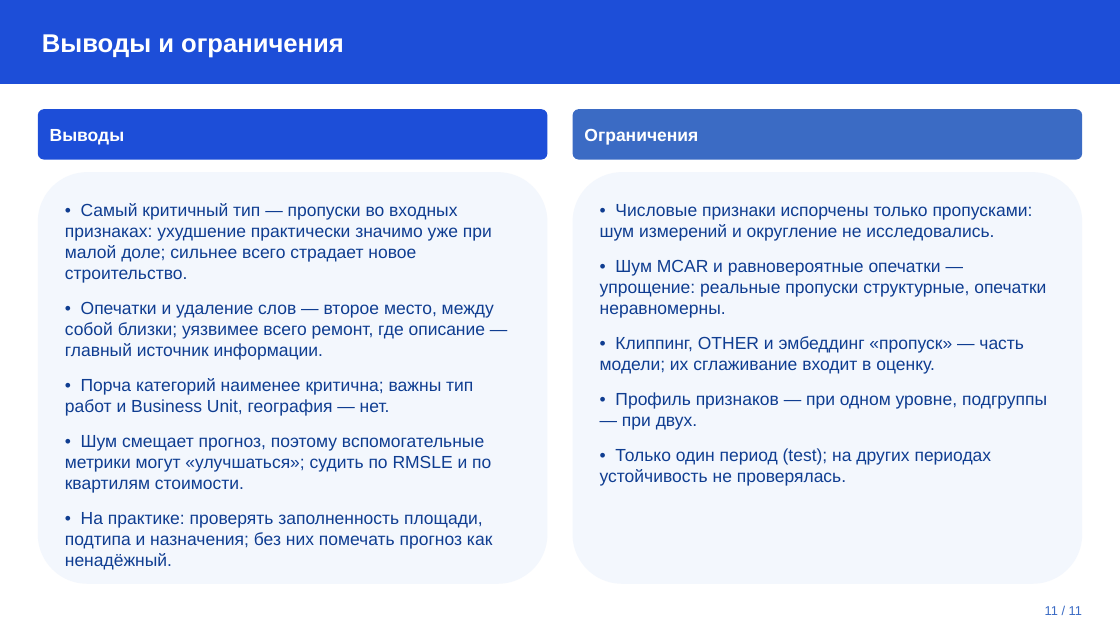
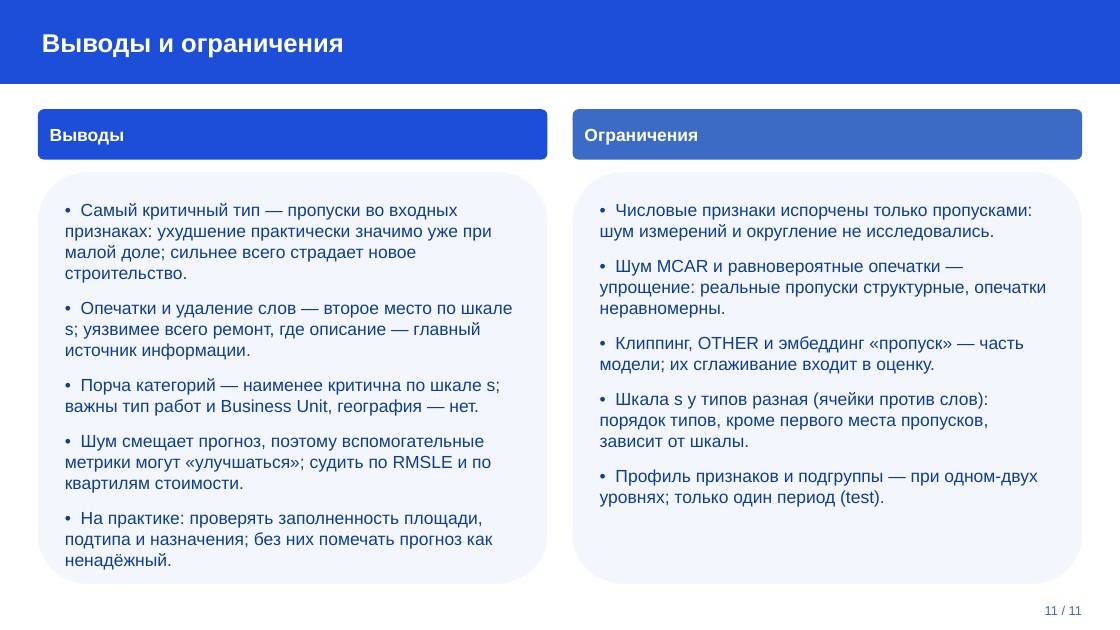
Before and after one commit to DeaDog911/ai-security, a slide deck: slide 11 of presentations/ПР2 Устойчивость к шуму.pptx. Drawn at 1120x630 pixels with LibreOffice and Linux fonts; fonts in the diff are those of the drawing. Boxes give left, top, right and bottom in pixels: in the first picture for what was removed or moved away, otherwise in the second. Text is boxed around its words. In the diff, an @@ line names an element or a change of style, - is before the commit and + after.

```diff
--- a/presentations/ПР2 Устойчивость к шуму.pptx
+++ b/presentations/ПР2 Устойчивость к шуму.pptx
@@ text in rounded rectangle at [65,301,513,416]: text changed @@
-• Опечатки и удаление слов — второе место, между собой близки; уязвимее всего ремонт, где описание — главный источник информации.
-• Порча категорий наименее критична; важны тип работ и Business Unit, география — нет.
+• Опечатки и удаление слов — второе место по шкале s; уязвимее всего ремонт, где описание — главный источник информации.
+• Порча категорий — наименее критична по шкале s; важны тип работ и Business Unit, география — нет.
@@ text in rounded rectangle at [600,392,1037,507]: text changed @@
-• Профиль признаков — при одном уровне, подгруппы — при двух.
-• Только один период (test); на других периодах устойчивость не проверялась.
+• Шкала s у типов разная (ячейки против слов): порядок типов, кроме первого места пропусков, зависит от шкалы.
+• Профиль признаков и подгруппы — при одном-двух уровнях; только один период (test).
```
Also in this commit, not shown: 2 other slides changed, 9 other files.
